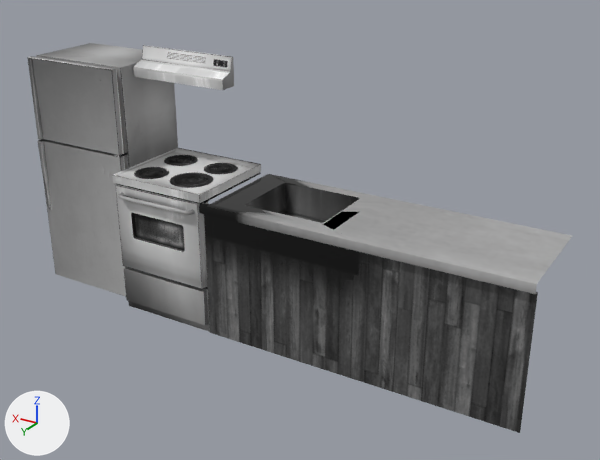
Two versions of the FBX model Assets/Models/Buildings/Interiors/apartment_kitchen.fbx, one commit apart.
Rendered twice from a camera (50 mm lens) standing at (-21.86, 7.3, 3.42) and looking at (-18.99, 2.51, 1.02). Lighting does not change. The marker at lower left points along +X, +Y and +Z. The first picture is the older version. Where no turn or scale is listed for an object, it has been applied to the vertices.

Script lines for the objects in view, before the commit:
```python
me_mesh = bpy.data.meshes.new('Mesh')
me_mesh.from_pydata(...)  # 82 vertices, 146 faces; spans x -1.19..1.37, y -0.27..0.58, z -0.57..0.57
# faces by material slot: [64, 82]
me_mesh.materials.append(mat_apartment_base)  # picture img_apartment_base_png
me_mesh.materials.append(mat_apartment_kitchen)  # picture img_apartment_kitchen_png
me_mesh_001 = bpy.data.meshes.new('Mesh.001')
me_mesh_001.from_pydata(...)  # 3716 vertices, 7034 faces; spans x -0.01..0.87, y -0.73..0.16, z 0.0..2.15
me_mesh_001.materials.append(mat_apartment_kitchen)  # picture img_apartment_kitchen_png
me_mesh_002 = bpy.data.meshes.new('Mesh.002')
me_mesh_002.from_pydata(...)  # 107 vertices, 169 faces; spans x -0.46..0.46, y -0.64..0.11, z -1.04..0.99
me_mesh_002.materials.append(mat_apartment_kitchen)  # picture img_apartment_kitchen_png
ob_fridge = bpy.data.objects.new('fridge', me_mesh_002)
ob_fridge.location = (-16.883, 2.491, 1.036)
ob_object005 = bpy.data.objects.new('Object005', me_mesh)
ob_object005.location = (-19.58, 2.119, 0.566)
ob_oven = bpy.data.objects.new('oven', me_mesh_001)
ob_oven.location = (-18.214, 2.583, 0.0)
```
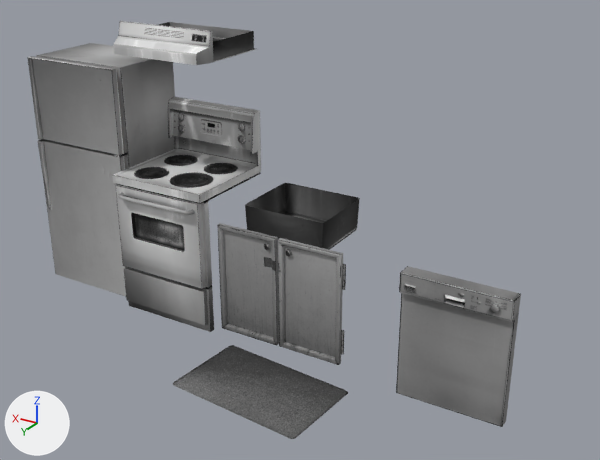
The newer file is also turned or shifted as a whole; pictures and numbers use the older file's frame.

Location of each change, (x1, y1, x2, y2) in pixels of the pictures (600 x 460 px):
'Object005', deleted
    before: (199, 174, 572, 433)
    faces in mat_apartment_base (picture img_apartment_base_png): (199, 174, 572, 433)
    faces in mat_apartment_kitchen (picture img_apartment_kitchen_png): (245, 183, 359, 223)
'oven', reshaped (8% taller)
    before: (112, 45, 261, 332)
    after: (112, 21, 261, 332)
'dishwasher', added
    after: (396, 266, 521, 427)
'cabinets', added
    after: (217, 223, 346, 365)
'kitchen_mat', added
    after: (173, 345, 348, 439)
'sink', added
    after: (245, 183, 360, 250)
part 1 of me_mesh_001, built on
    before: (133, 45, 234, 90)
    after: (113, 21, 261, 166)
part 2 of me_mesh_001, deleted
    before: (113, 150, 177, 190)

What changed in the scene script:
```text
Add img_apartment_furniture_2_png:
    img_apartment_furniture_2_png = load_image('apartment furniture_2.png', '../../../Textures/Buildings/Interiors/apartment furniture_2.png', 2048, 2048, 'sRGB')
Add mat_apartment_furniture_2:
    mat_apartment_furniture_2 = principled_material('apartment_furniture_2')
    mat_apartment_furniture_2.texture = img_apartment_furniture_2_png
    mat_apartment_furniture_2.roughness = 1.0
Change me_mesh_001:
    used by ob_oven; location = (-18.214, 2.583, 0.0)
    remove me_mesh_001.from_pydata(...)  # 3716 vertices, 7034 faces; spans x -0.01..0.87, y -0.73..0.16, z 0.0..2.15
    add me_mesh_001.from_pydata(...)  # 4135 vertices, 7736 faces; spans x 0.0..0.87, y -0.73..0.16, z 0.0..2.38
    me_mesh_001 part 1: 24 vertices removed from x -0.01..0.86, y -0.38..-0.23, z 1.93..2.15; 447 vertices added at x 0.0..0.87, y -0.73..0.0, z 1.2..2.38
    me_mesh_001 part 2: 2 vertices removed from x 0.0..0.87, y 0.1, z 1.2
    other edits to the shape of me_mesh_001 do not show in these pictures
Add me_mesh_002_1:
    me_mesh_002_1.from_pydata(...)  # 48 vertices, 82 faces; spans x 0.387..1.069, y -0.164..0.421, z 0.303..0.566
    me_mesh_002_1.materials.append(mat_apartment_kitchen)  # picture img_apartment_kitchen_png
Add me_mesh_003:
    me_mesh_003.from_pydata(...)  # 70 vertices, 110 faces; spans x -0.384..0.384, y -0.077..0.055, z -0.486..0.469
    me_mesh_003.materials.append(mat_apartment_furniture_2)  # picture img_apartment_furniture_2_png
Add me_mesh_004:
    me_mesh_004.from_pydata(...)  # 112 vertices, 168 faces; spans x -181.0..181.0, y -147.0..147.0, z -6.0..6.0
    me_mesh_004.materials.append(mat_apartment_furniture_2)  # picture img_apartment_furniture_2_png
Add me_mesh_005:
    me_mesh_005.from_pydata(...)  # 80 vertices, 138 faces; spans x -0.574..0.578, y -0.385..0.384, z -0.007..0.0
    me_mesh_005.materials.append(mat_apartment_furniture_2)  # picture img_apartment_furniture_2_png
Remove ob_object005:
    ob_object005 = bpy.data.objects.new('Object005', me_mesh)
    ob_object005.location = (-19.58, 2.119, 0.566)
Add ob_sink:
    ob_sink = bpy.data.objects.new('sink', me_mesh_002_1)
    ob_sink.location = (-19.58, 2.119, 0.566)
Add ob_dishwasher:
    ob_dishwasher = bpy.data.objects.new('dishwasher', me_mesh_003)
    ob_dishwasher.location = (-20.281, 2.721, 0.544)
Add ob_cabinets:
    ob_cabinets = bpy.data.objects.new('cabinets', me_mesh_004)
    ob_cabinets.location = (-18.888, 2.661, 0.548)
    ob_cabinets.rotation_euler = (1.571, 3.142, 0.0)  # degrees (90, 180, 0)
    ob_cabinets.scale = (-0.00303, -0.00303, -0.00303)
Add ob_kitchen_mat:
    ob_kitchen_mat = bpy.data.objects.new('kitchen_mat', me_mesh_005)
    ob_kitchen_mat.location = (-18.999, 3.096, 0.009)
```
